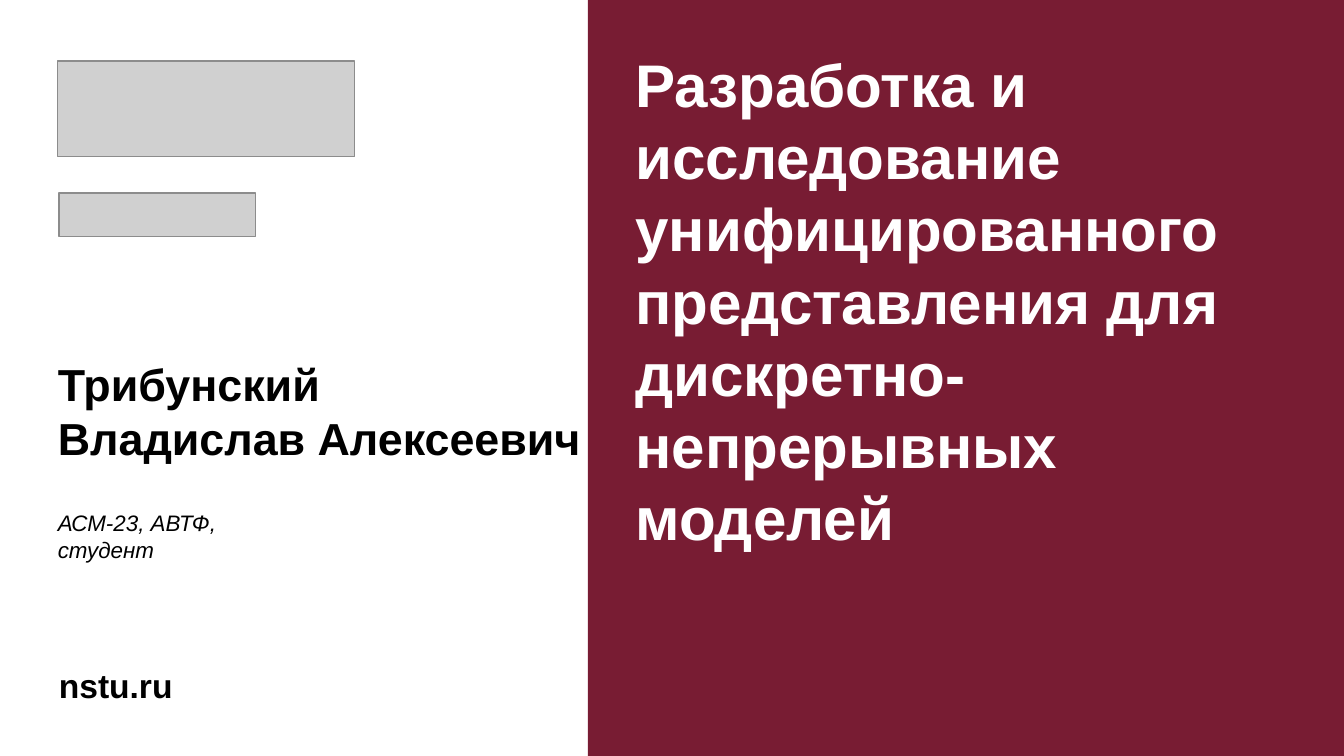
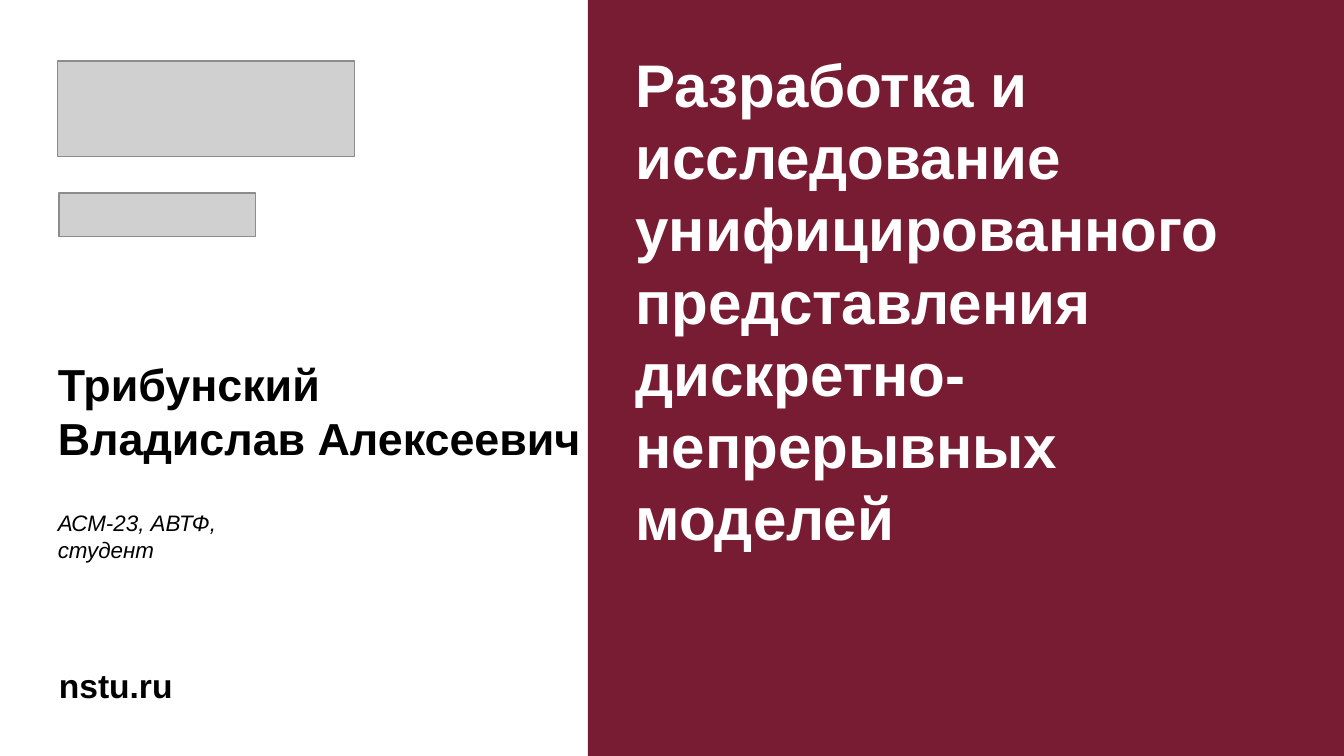
Before and after one commit to blrds/diploma, a slide deck: slide 1 of преза.pptx. Drawn at 1344x756 pixels with LibreOffice and Linux fonts; fonts in the diff are those of the drawing; grey boxes stand for pictures; background and template pictures are left out. Boxes give left, top, right and bottom in pixels: in the first picture for what was removed or moved away, otherwise in the second. Text is boxed around its words. In the diff, an @@ line names an element or a change of style, - is before the commit and + after.

```diff
--- a/преза.pptx
+++ b/преза.pptx
@@ text at bbox=[635, 63, 1218, 551]: text changed @@
-Разработка и исследование унифицированного представления для дискретно-непрерывных моделей
+Разработка и исследование унифицированного представления дискретно-непрерывных моделей
```
Also in this commit, not shown: 10 other files.
